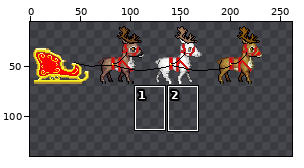
A sprite sheet gets an edit: Assets/FuerWinter/WinterdekoPart2.png. The picture above shows the old version from afar; the outline marks the close-up.
Close-up. Earlier state:
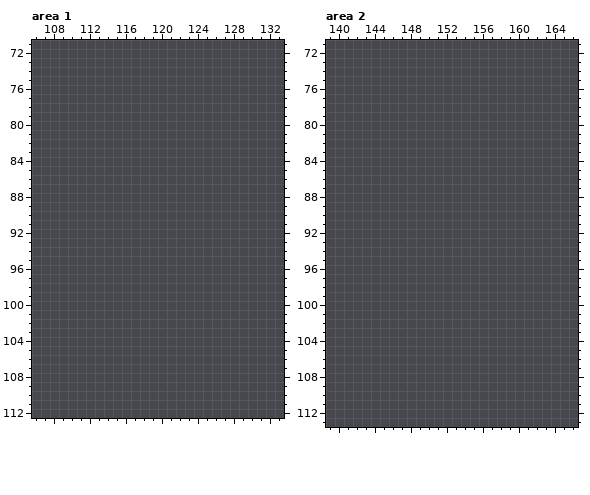
The file is 306x306 pixels. Pixels under 10% opacity are left out. Colours within 5 levels of each other are drawn and written as one. Shown: area 1: x 106..133, y 71..112; area 2: x 139..166, y 71..113. The wide view leaves out empty margins. The commit also changed other parts of the picture, which this record leaves out.
The same view after the edit:
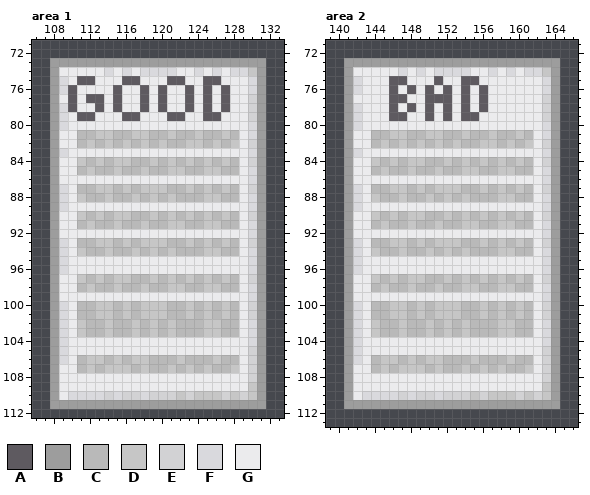
Palette (. is transparent): A #5e5a60  B #9d9d9d  C #b9b9b9  D #c6c6c6  E #d2d2d4  F #d9d9dd  G #ebebed
Changes in this commit:
Changed rows in their new state; - is an unchanged pixel.
Area 1:
first column x 108:
 73 BBBBBBBBBBBBBBBBBBBBBBBB
 74 BGGGGGFGFGFFFFGGFGFGFFDB
 75 BFGAAGGGAAGGGAAGGAAGGGFB
 76 BFAGGGGAGGAGAGGAGAGAGGFB
 77 BGAGAAGAGGAGAGGAGAGAGGEB
 78 BFAGGAGAGGAGAGGAGAGAGGEB
 79 BFGAAGGGAAGGGAAGGAAGGGEB
 80 BFGGGGGGGGGGGGGGGGGGGGFB
 81 BGGCCDDCCDDCCDCCDCCDCGFB
 82 BGGCDCDCDCDCDCCDDCDCDGEB
 83 BFGGGGGGGGGGGGGGGGGGGGFB
 84 BGGDCDCDDCCDCDCDCDCDCGEB
 85 BGGCDCCDCCDCCDDCCDDCCGFB
 86 BGGGGGGGGGGGGGGGGGGGGGFB
 87 BFGCCDDCDCDDDCCDCDCDCGEB
 88 BFGDCCDCCDCDCDCCCDDCCGFB
 89 BFGGGGGGGGGGGGGGGGGGGGFB
 90 BGGDCDCDDCCDCDCDCDCDCGEB
 91 BGGCDCCDCCDCCDDCCDDCCGFB
 92 BGGGGGGGGGGGGGGGGGGGGGFB
 93 BFGCCDDCDCDDDCCDCDCDCGEB
 94 BFGDCCDCCDCDCDCCCDDCCGFB
 95 BFGGGGGGGGGGGGGGGGGGGGFB
 96 BFGGGGGGGGGGGGGGGGGGGGFB
 97 BGGDCDCDDCCDCDCDCDCDCGEB
 98 BGGCDCCDCCDCCDDCCDDCCGFB
 99 BGGGGGGGGGGGGGGGGGGGGGFB
100 BFGCCDDCDCDDDCCDCDCDCGEB
101 BFGCCDDCDCDDDCCDCDCDCGEB
102 BFGDCCDCCDCDCDCCCDDCCGFB
103 BFGDCCDCCDCDCDCCCDDCCGFB
104 BFGGGGGGGGGGGGGGGGGGGGFB
105 BFGGGGGGGGGGGGGGGGGGGGEB
106 BFGCDDCDCDDCCCDCCCDCCGEB
107 BGGCDCDDDCDCCDCDCDCCDGEB
108 BGGGGGGGGGGGGGGGGGGGGGEB
109 BGGGGGGGGGGGGGGGGGGGGGDB
110 BGFFFFEFEEFEEEDEDDDEDEDB
111 BBBBBBBBBBBBBBBBBBBBBBBB
Area 2:
first column x 141:
 73 BBBBBBBBBBBBBBBBBBBBBBBB
 74 BGGGGGFGFGFFFFGGFGFGFFDB
 75 BFGGGAAGGGAGGAAGGGGGGGFB
 76 BFGGGAGAGAGAGAGAGGGGGGFB
 77 BGGGGAAGGAAAGAGAGGGGGGEB
 78 BFGGGAGAGAGAGAGAGGGGGGEB
 79 BFGGGAAGGAGAGAAGGGGGGGEB
 80 BFGGGGGGGGGGGGGGGGGGGGFB
 81 BGGCCDDCCDDCCDCCDCCDCGFB
 82 BGGCDCDCDCDCDCCDDCDCDGEB
 83 BFGGGGGGGGGGGGGGGGGGGGFB
 84 BGGDCDCDDCCDCDCDCDCDCGEB
 85 BGGCDCCDCCDCCDDCCDDCCGFB
 86 BGGGGGGGGGGGGGGGGGGGGGFB
 87 BFGCCDDCDCDDDCCDCDCDCGEB
 88 BFGDCCDCCDCDCDCCCDDCCGFB
 89 BFGGGGGGGGGGGGGGGGGGGGFB
 90 BGGDCDCDDCCDCDCDCDCDCGEB
 91 BGGCDCCDCCDCCDDCCDDCCGFB
 92 BGGGGGGGGGGGGGGGGGGGGGFB
 93 BFGCCDDCDCDDDCCDCDCDCGEB
 94 BFGDCCDCCDCDCDCCCDDCCGFB
 95 BFGGGGGGGGGGGGGGGGGGGGFB
 96 BFGGGGGGGGGGGGGGGGGGGGFB
 97 BGGDCDCDDCCDCDCDCDCDCGEB
 98 BGGCDCCDCCDCCDDCCDDCCGFB
 99 BGGGGGGGGGGGGGGGGGGGGGFB
100 BFGCCDDCDCDDDCCDCDCDCGEB
101 BFGCCDDCDCDDDCCDCDCDCGEB
102 BFGDCCDCCDCDCDCCCDDCCGFB
103 BFGDCCDCCDCDCDCCCDDCCGFB
104 BFGGGGGGGGGGGGGGGGGGGGFB
105 BFGGGGGGGGGGGGGGGGGGGGEB
106 BFGCDDCDCDDCCCDCCCDCCGEB
107 BGGCDCDDDCDCCDCDCDCCDGEB
108 BGGGGGGGGGGGGGGGGGGGGGEB
109 BGGGGGGGGGGGGGGGGGGGGGDB
110 BGFFFFEFEEFEEEDEDDDEDEDB
111 BBBBBBBBBBBBBBBBBBBBBBBB
Boxes around the changes in both close-ups, in picture pixels (x1, y1, x2, y2):
added: (50, 58, 266, 409)
added: (344, 58, 560, 409)
